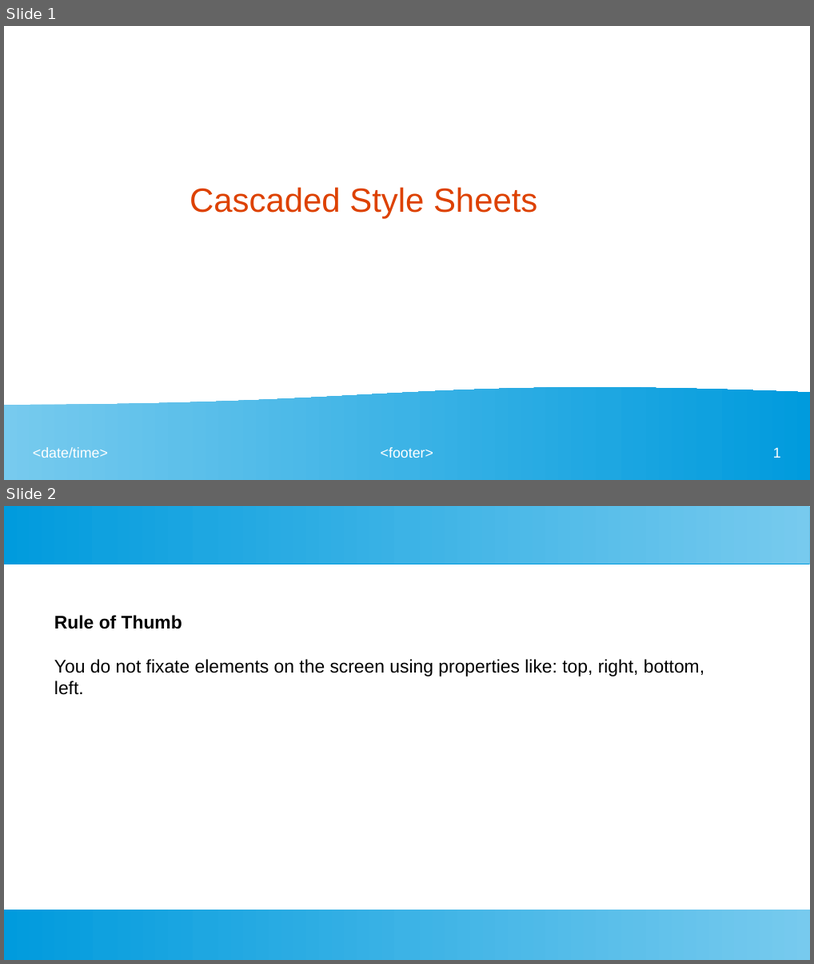
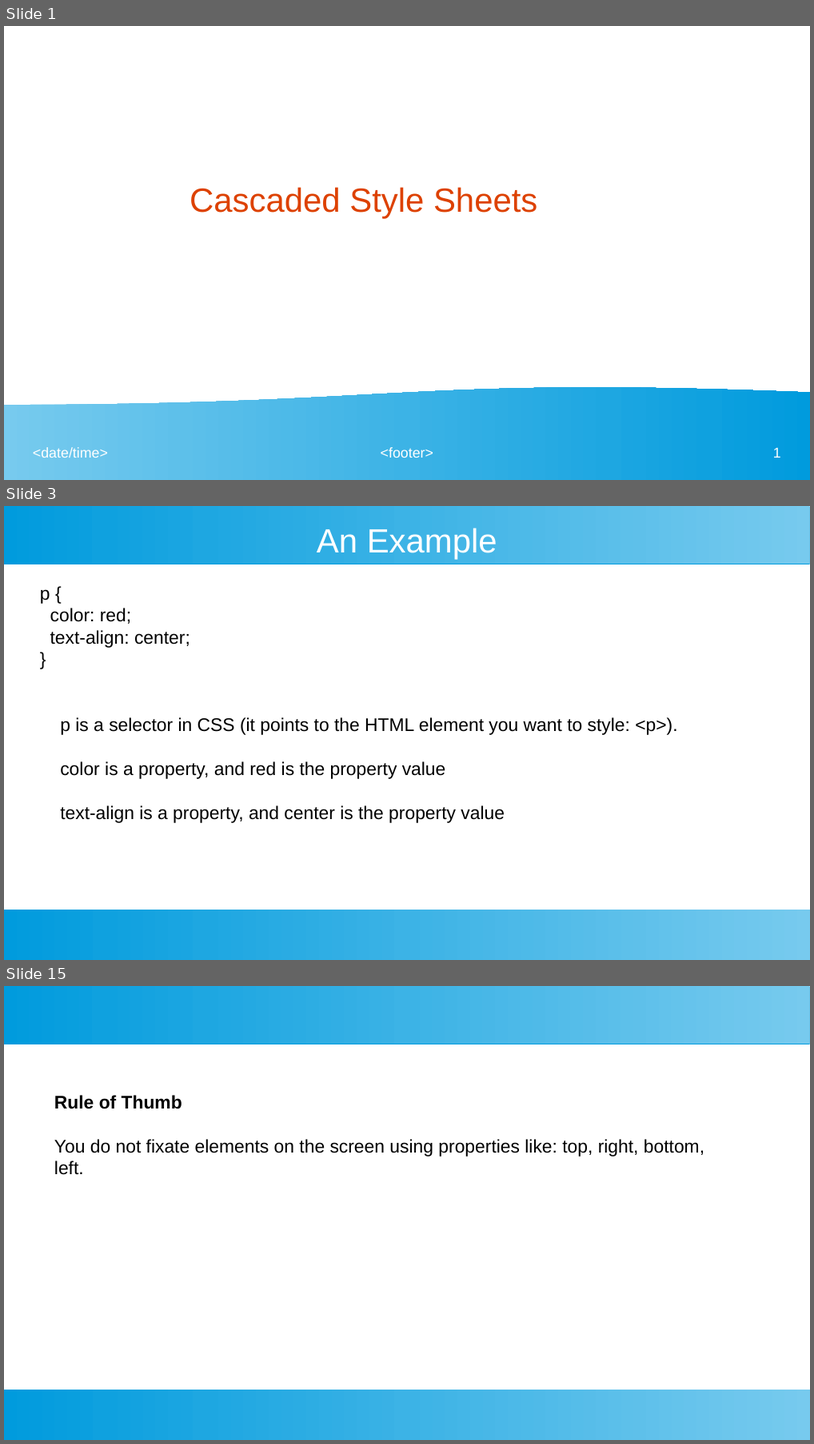
Before and after one commit to ashishjain1547/webDevelopmentCourseUsingFlask, a slide deck: CSS.odp. Shown one above the other, each under a label of ours: slides 1 and 2 before the commit, slides 1, 3 and 15 after it; the slides between them are not shown. The pictures are 814x964 and 814x1444 pixels, drawn with LibreOffice and Linux fonts; fonts in the diff are those of the drawing. Boxes give left, top, right and bottom in pixels: in the first picture for what was removed or moved away, otherwise in the second. Text is boxed around its words. In the diff, an @@ line names an element or a change of style, - is before the commit and + after.

```diff
--- a/CSS.odp
+++ b/CSS.odp
@@ slide 3 added at bbox=[4, 506, 810, 960], background #FFFFFF; not listed: 2 template elements that a slide beside it also shows @@
@@ title added at bbox=[317, 528, 498, 560], 33 pt, text #FFFFFF @@
+An Example
@@ text added at bbox=[40, 589, 678, 823], 18 pt, text #000000 @@
+p {
+color: red;
+text-align: center;
+}
+p is a selector in CSS (it points to the HTML element you want to style: <p>).
+color is a property, and red is the property value
+text-align is a property, and center is the property value
@@ what was slide 2 is now slide 15 @@
```
Also in this commit, not shown: 12 other slides added, 16 other files.
